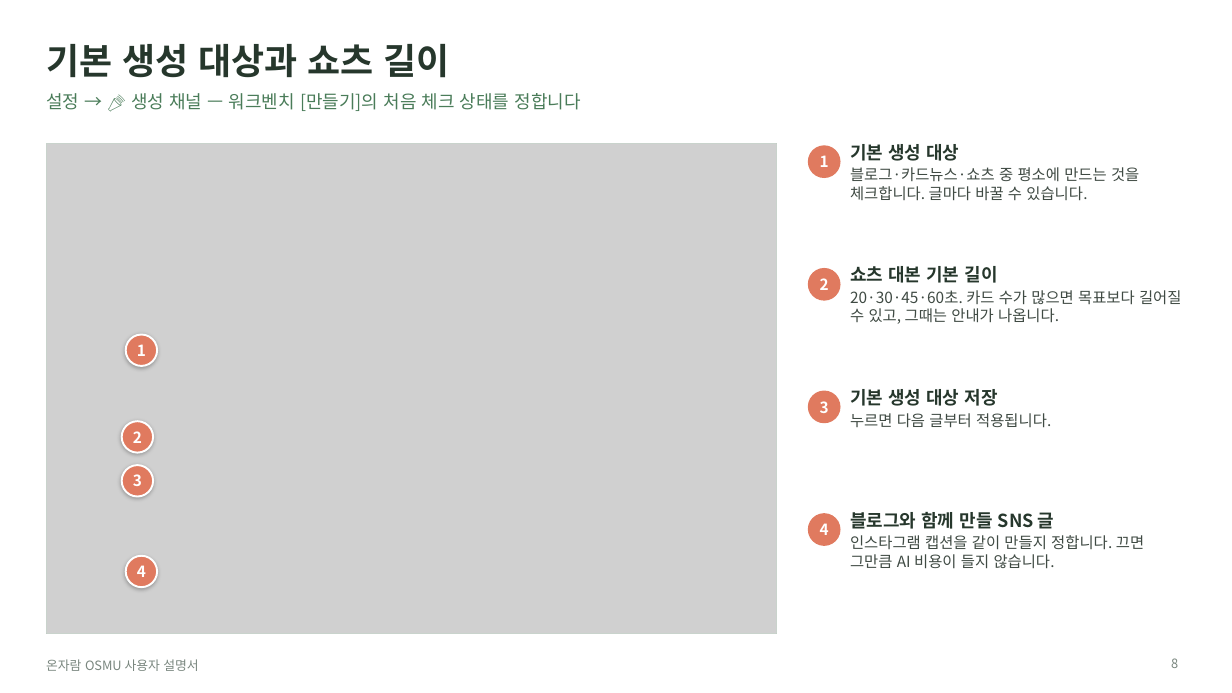
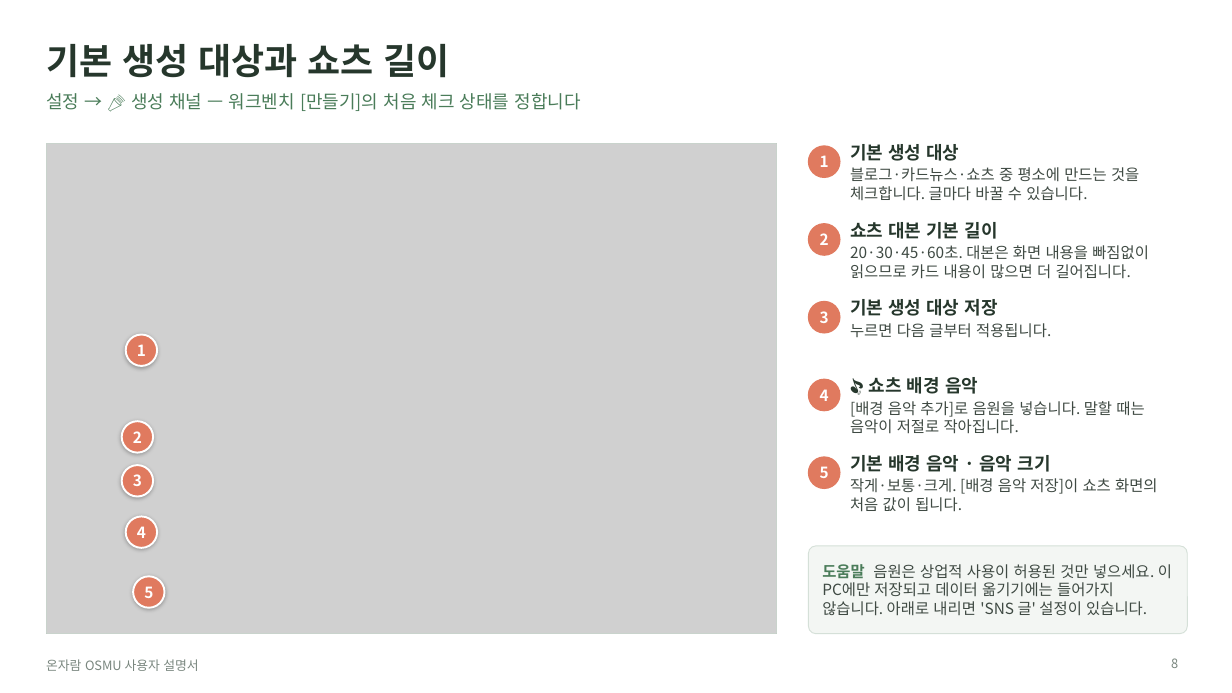
Before and after one commit to JaewooLee-AI/OSMU_onjaram, a slide deck: slide 8 of docs/manual/온자람_OSMU_사용자설명서.pptx. Drawn at 1232x693 pixels with LibreOffice and Linux fonts; fonts in the diff are those of the drawing; grey boxes stand for pictures. Boxes give left, top, right and bottom in pixels: in the first picture for what was removed or moved away, otherwise in the second. Text is boxed around its words. In the diff, an @@ line names an element or a change of style, - is before the commit and + after.

```diff
--- a/docs/manual/온자람_OSMU_사용자설명서.pptx
+++ b/docs/manual/온자람_OSMU_사용자설명서.pptx
@@ text "2": place and size @@
-text "2" at [820, 278, 829, 290]
+text "2" at [820, 233, 829, 245]
@@ ellipse added at [809, 224, 840, 255], fill #E07A5F, outline #E07A5F 1 pt @@
@@ text "쇼츠 대본 기본 길이": place and size @@
-text "쇼츠 대본 기본 길이" at [850, 266, 1181, 324]
+text "쇼츠 대본 기본 길이" at [850, 222, 1149, 279]
@@ text at [850, 245, 1149, 279]: text changed @@
-20·30·45·60초. 카드 수가 많으면 목표보다 길어질 수 있고, 그때는 안내가 나옵니다.
+20·30·45·60초. 대본은 화면 내용을 빠짐없이 읽으므로 카드 내용이 많으면 더 길어집니다.
@@ text "기본 생성 대상 저장": place and size @@
-text "기본 생성 대상 저장" at [850, 389, 1051, 428]
+text "기본 생성 대상 저장" at [850, 299, 1051, 338]
@@ text "3": place and size @@
-text "3" at [820, 401, 829, 413]
+text "3" at [820, 311, 829, 323]
@@ ellipse: place and size @@
-ellipse at [809, 269, 840, 300]
+ellipse at [809, 301, 840, 333]
@@ ellipse: place and size @@
-ellipse at [809, 391, 840, 422]
+ellipse at [809, 379, 840, 410]
@@ text "4": place and size @@
-text "4" at [820, 523, 829, 535]
+text "4" at [820, 389, 829, 401]
@@ text added at [850, 377, 1144, 434], 12 pt, text #3F4A43 @@
+🎵 쇼츠 배경 음악
+[배경 음악 추가]로 음원을 넣습니다. 말할 때는 음악이 저절로 작아집니다.
@@ ellipse: place and size @@
-ellipse at [809, 514, 840, 545]
+ellipse at [809, 457, 840, 489]
@@ text added at [820, 466, 829, 478], 12 pt, text #FFFFFF, bold @@
+5
@@ text added at [850, 455, 1157, 512], 12 pt, text #3F4A43 @@
+기본 배경 음악 · 음악 크기
+작게·보통·크게. [배경 음악 저장]이 쇼츠 화면의 처음 값이 됩니다.
@@ text "4": place and size @@
-text "4" at [137, 565, 146, 577]
+text "4" at [137, 526, 146, 538]
@@ ellipse: place and size @@
-ellipse at [126, 556, 157, 588]
+ellipse at [126, 517, 157, 548]
@@ text removed at [850, 512, 1144, 569] @@
-블로그와 함께 만들 SNS 글
-인스타그램 캡션을 같이 만들지 정합니다. 끄면 그만큼 AI 비용이 들지 않습니다.
@@ rounded rectangle added at [809, 546, 1188, 634], fill #F3F6F3, outline #D5E0D8 0.75 pt @@
@@ text added at [822, 564, 1172, 615], 12 pt, text #3F4A43 @@
+도움말 음원은 상업적 사용이 허용된 것만 넣으세요. 이 PC에만 저장되고 데이터 옮기기에는 들어가지 않습니다. 아래로 내리면 'SNS 글' 설정이 있습니다.
@@ ellipse added at [133, 577, 165, 608], fill #E07A5F, outline #FFFFFF 1.5 pt @@
@@ text added at [144, 586, 153, 598], 12 pt, text #FFFFFF, bold @@
+5
```
Also in this commit, not shown: 9 other slides changed, 3 slides added, 1 slide removed, 7 other files.
